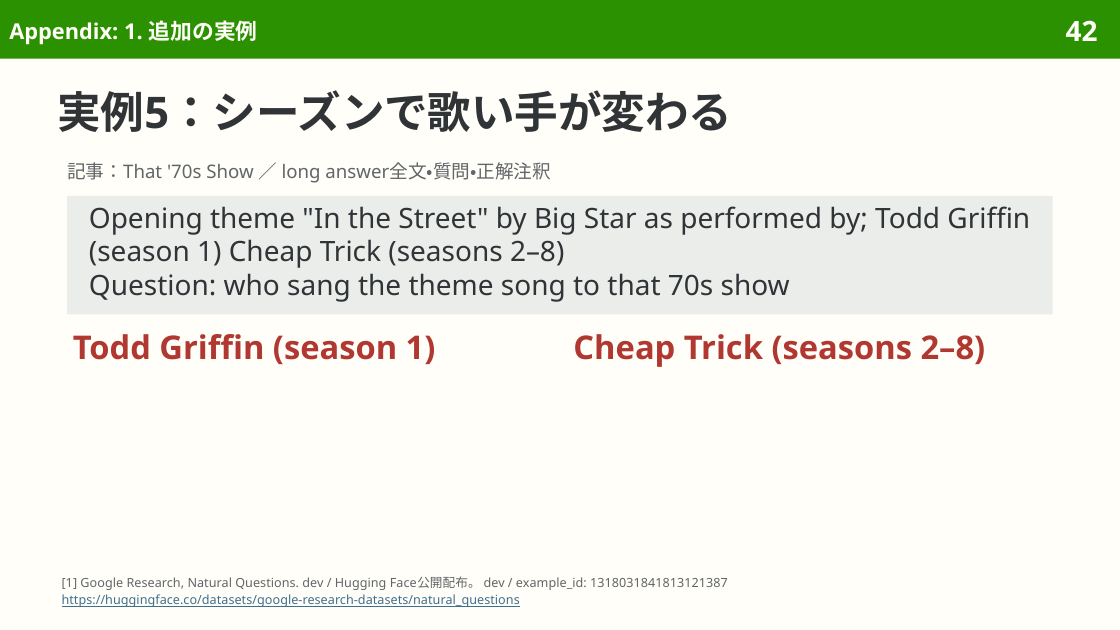
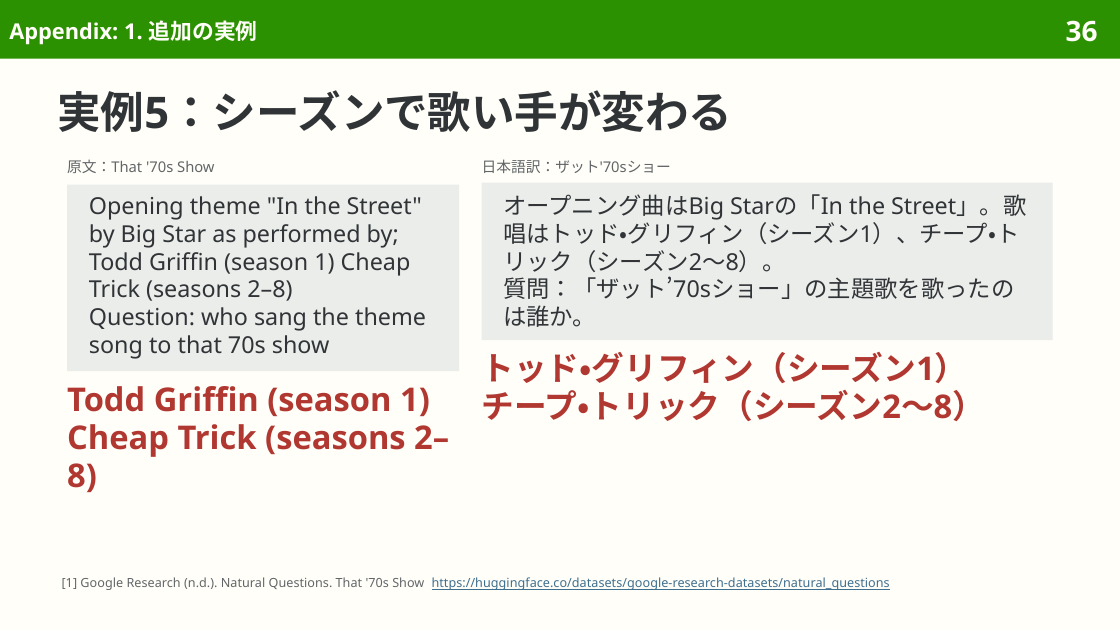
Before and after one commit to sasakiy84/datasets-in-10-minutes, a slide deck: slide 36 of slides/datasets-in-10-minutes-naturalquestions.pptx (slide 42 before the commit). Drawn at 1120x630 pixels with LibreOffice and Linux fonts; fonts in the diff are those of the drawing. Boxes give left, top, right and bottom in pixels: in the first picture for what was removed or moved away, otherwise in the second. Text is boxed around its words. In the diff, an @@ line names an element or a change of style, - is before the commit and + after.

Commit message:
Center Natural Questions on search queries and Wikipedia answer annotation

```diff
--- a/slides/datasets-in-10-minutes-naturalquestions.pptx
+++ b/slides/datasets-in-10-minutes-naturalquestions.pptx
@@ page number at (1066,20,1098,42): text changed @@
-42
+36
@@ text removed at (67,162,551,183) @@
-記事：That '70s Show ／ long answer全文・質問・正解注釈
@@ text added at (67,159,214,173), 9.5 pt, text #626669 @@
+原文：That '70s Show
@@ text added at (482,159,671,173), 9.5 pt, text #626669 @@
+日本語訳：ザット'70sショー
@@ rectangle "Opening theme "In the Street" ...": place and size @@
-rectangle "Opening theme "In the Street" ..." at (67,196,1053,315)
+rectangle "Opening theme "In the Street" ..." at (67,185,459,372)
@@ rectangle "Opening theme "In the Street" ..." at (67,185,459,372): size 18 to 15 pt; line spacing 21.4pt to 17.8pt @@
@@ rectangle added at (482,183,1053,340), fill #EBEDEB, 15 pt, text #303437 @@
+オープニング曲はBig Starの「In the Street」。歌唱はトッド・グリフィン（シーズン1）、チープ・トリック（シーズン2〜8）。
+質問：「ザット’70sショー」の主題歌を歌ったのは誰か。
@@ text removed at (73,334,436,364) @@
-Todd Griffin (season 1)
@@ text added at (482,352,986,421), 21 pt, text #B13731, bold @@
+トッド・グリフィン（シーズン1）
+チープ・トリック（シーズン2〜8）
@@ text at (67,386,430,416): paragraph added @@
+Todd Griffin (season 1)
@@ text "Todd Griffin (season 1)": place and size @@
-text "Todd Griffin (season 1)" at (573,334,986,367)
+text "Todd Griffin (season 1)" at (67,386,449,492)
@@ text at (62,577,890,590): text changed; text colour #626669 to #3F6F8F @@
-[1] Google Research, Natural Questions. dev / Hugging Face公開配布。 dev / example_id: 1318031841813121387
-https://huggingface.co/datasets/google-research-datasets/natural_questions
+[1] Google Research (n.d.). Natural Questions. That '70s Show https://huggingface.co/datasets/google-research-datasets/natural_questions
```
Also in this commit, not shown: 48 other slides changed, 1 slide added, 15 slides removed, 37 other files.
